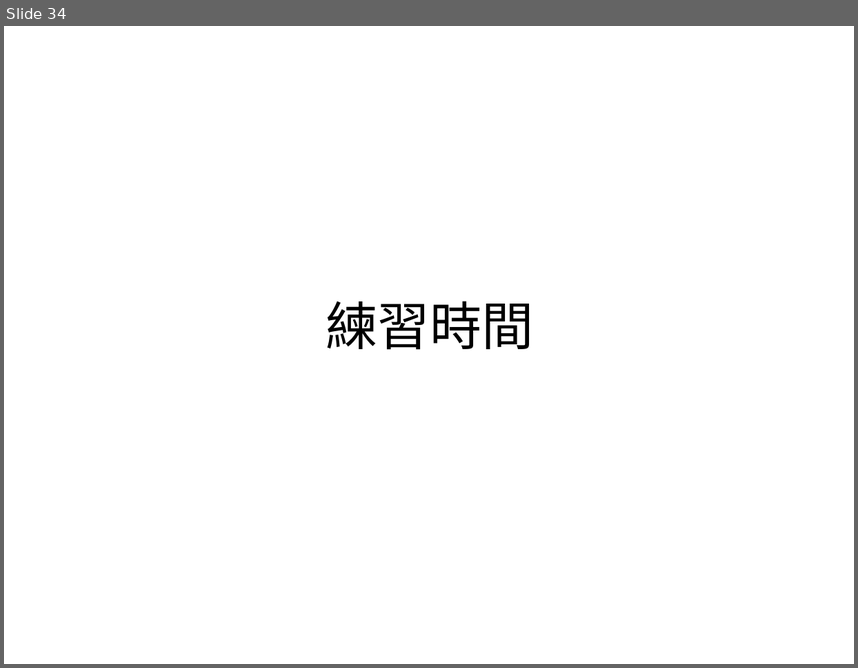
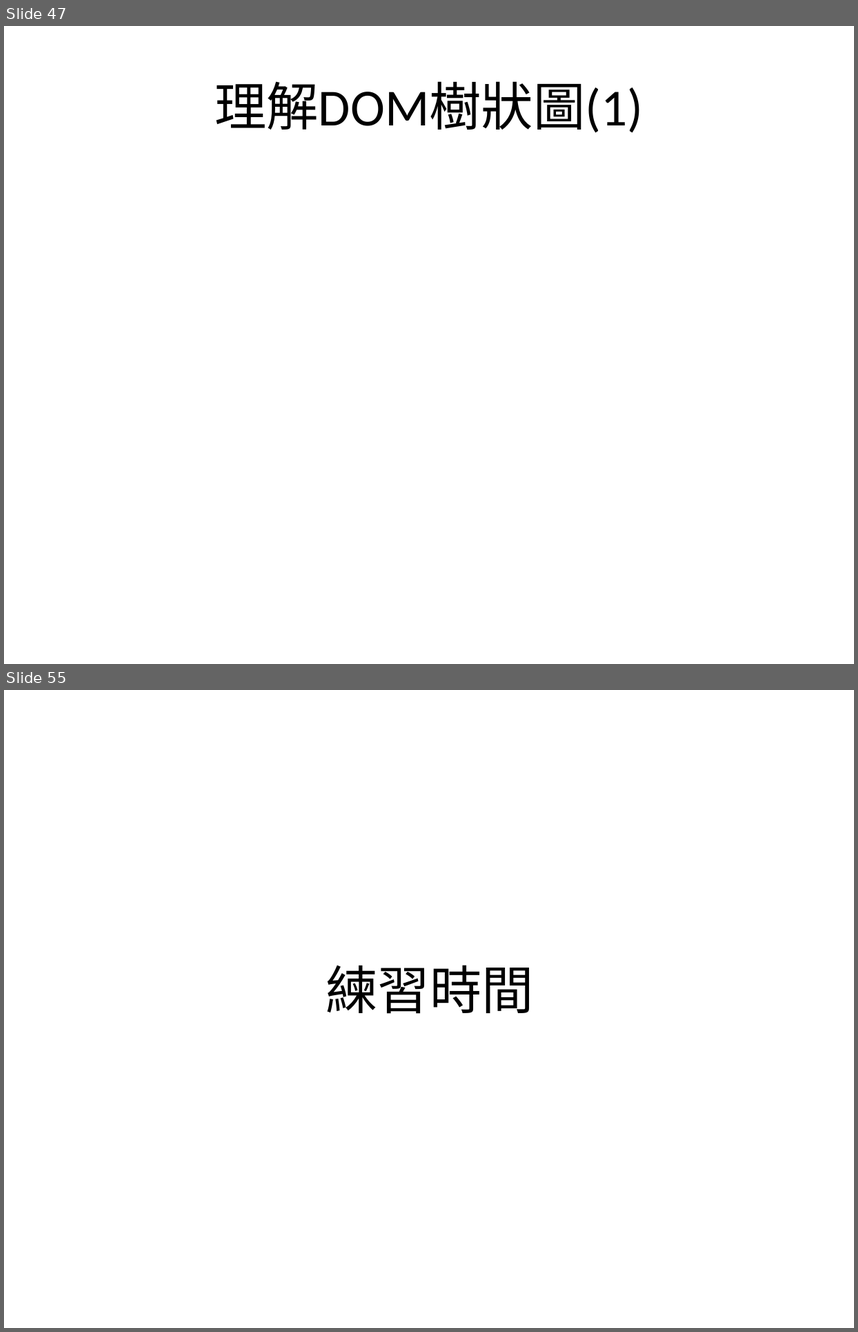
Before and after one commit to allen8101070/JavaScript-PPT, a slide deck: javaScript.pptx. Shown one above the other, each under a label of ours: slide 34 before the commit, slides 47 and 55 after it; the slides between them are not shown. The pictures are 858x668 and 858x1332 pixels, drawn with LibreOffice and Linux fonts; fonts in the diff are those of the drawing. Boxes give left, top, right and bottom in pixels: in the first picture for what was removed or moved away, otherwise in the second. Text is boxed around its words. In the diff, an @@ line names an element or a change of style, - is before the commit and + after.

```diff
--- a/javaScript.pptx
+++ b/javaScript.pptx
@@ slide 47 added at (x1=4, y1=26, x2=854, y2=664), background #FFFFFF @@
@@ title added at (x1=214, y1=81, x2=643, y2=133), 44 pt, text #000000 @@
+理解DOM樹狀圖(1)
@@ what was slide 34 is now slide 55 @@
```
Also in this commit, not shown: 9 slides changed, 24 other slides added, 4 slides removed.
